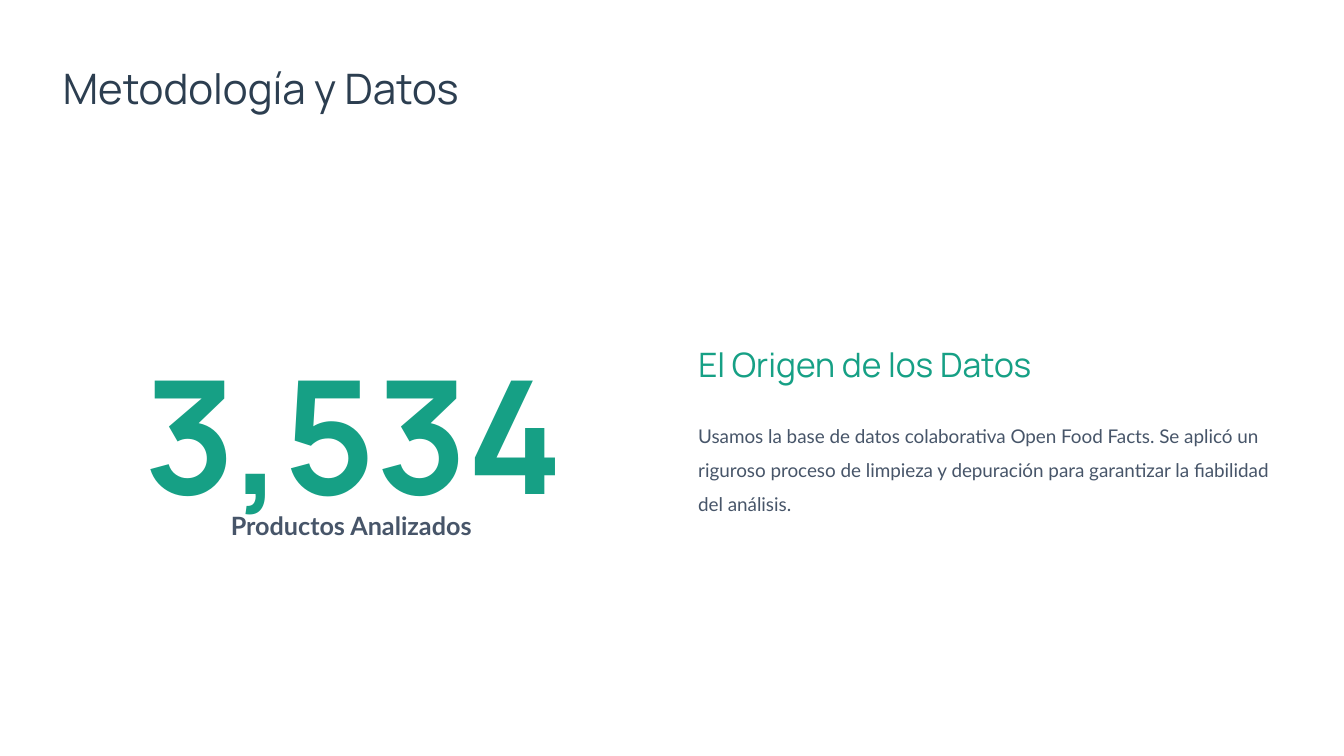
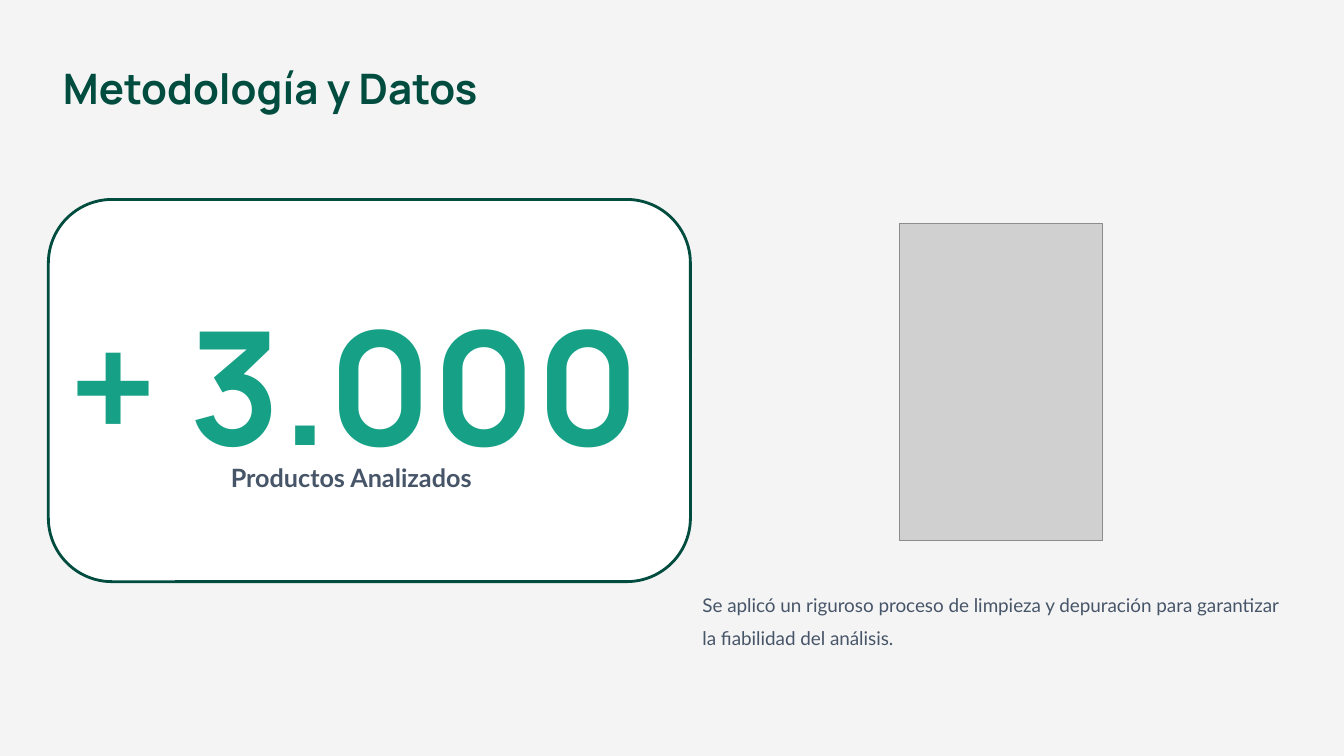
Before and after one commit to SergioMartinezRico/EDA_Nutriscore_NOVA, a slide deck: slide 5 of Análisis NutriScore vs NOVA.pptx. Drawn at 1344x756 pixels with LibreOffice and Linux fonts; fonts in the diff are those of the drawing; grey boxes stand for pictures. Boxes give left, top, right and bottom in pixels: in the first picture for what was removed or moved away, otherwise in the second. Text is boxed around its words. In the diff, an @@ line names an element or a change of style, - is before the commit and + after.

```diff
--- a/Análisis NutriScore vs NOVA.pptx
+++ b/Análisis NutriScore vs NOVA.pptx
@@ background #FFFFFF to #F4F4F4 @@
@@ text "Metodología y Datos" at box(63, 70, 478, 115): text colour #2C3E50 to #004D40, bold on @@
@@ rounded rectangle added at box(48, 200, 691, 582), fill #FFFFFF, outline #004D40 2 pt @@
@@ picture added at box(900, 224, 1103, 541) @@
@@ text at box(190, 329, 640, 486): text changed @@
-3,534
++ 3.000
@@ text removed at box(698, 352, 1031, 386) @@
-El Origen de los Datos
@@ text "Productos Analizados": place and size @@
-text "Productos Analizados" at box(231, 513, 471, 535)
+text "Productos Analizados" at box(231, 468, 471, 487)
@@ text at box(702, 598, 1279, 645): text changed @@
-Usamos la base de datos colaborativa Open Food Facts. Se aplicó un riguroso proceso de limpieza y depuración para garantizar la fiabilidad del análisis.
+Se aplicó un riguroso proceso de limpieza y depuración para garantizar la fiabilidad del análisis.
```
Also in this commit, not shown: 14 other slides changed, 3 slides added, 3 slides removed.
